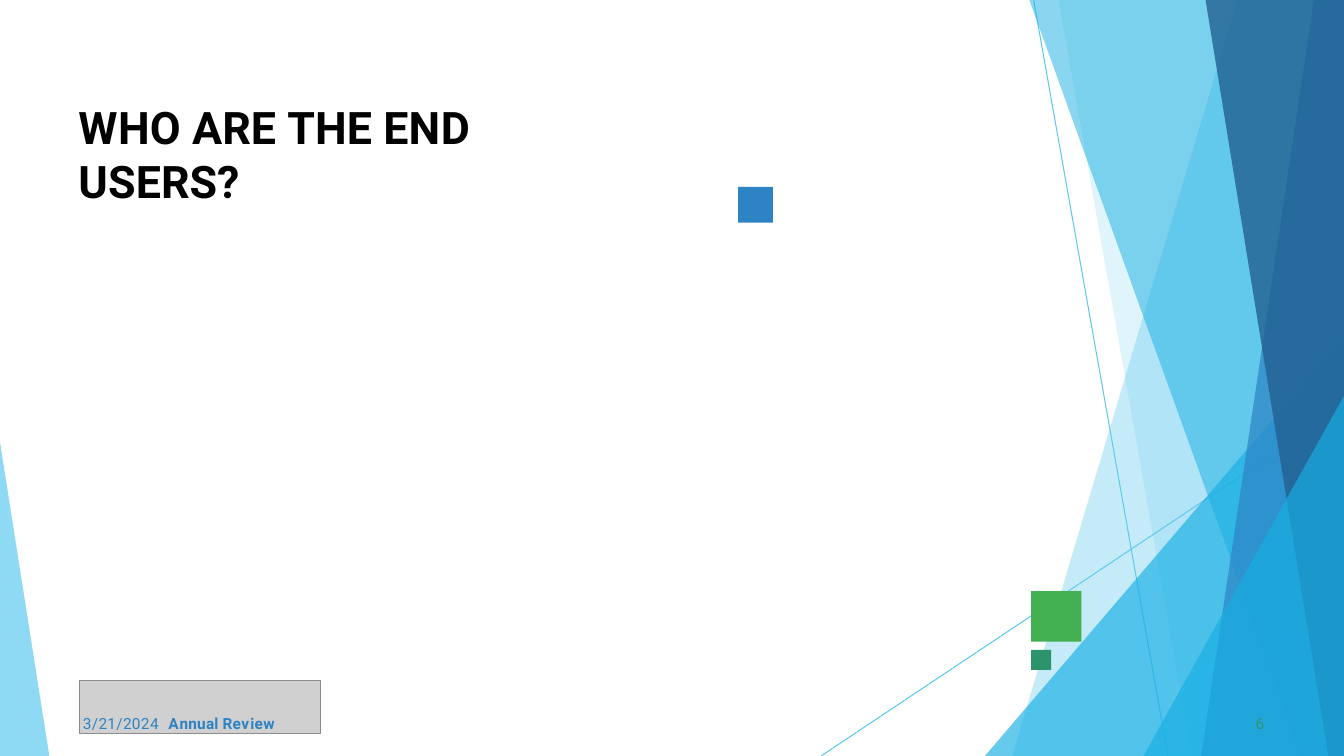
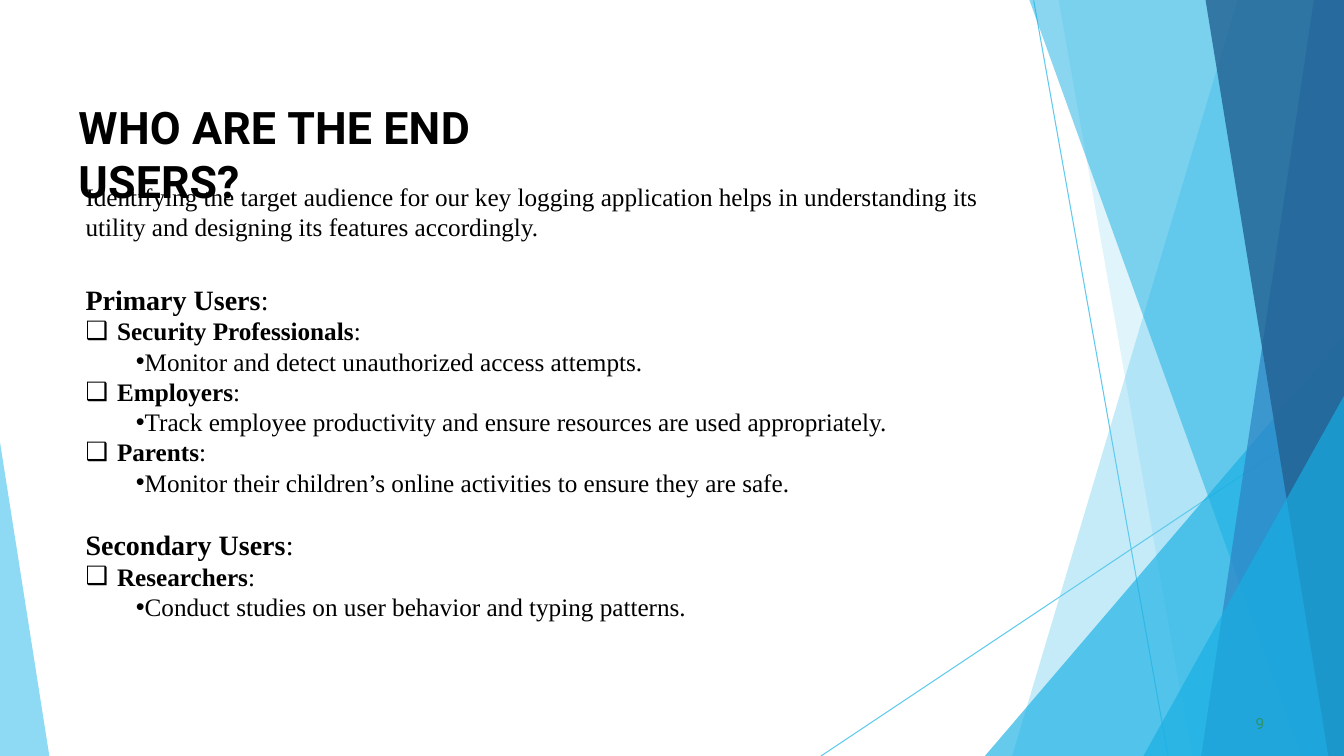
Before and after one commit to kiran-011/CS-Project, a slide deck: slide 9 of Cs-Project.pptx (slide 6 before the commit). Drawn at 1344x756 pixels with LibreOffice and Linux fonts; fonts in the diff are those of the drawing; grey boxes stand for pictures. Boxes give left, top, right and bottom in pixels: in the first picture for what was removed or moved away, otherwise in the second. Text is boxed around its words. In the diff, an @@ line names an element or a change of style, - is before the commit and + after.

```diff
--- a/Cs-Project.pptx
+++ b/Cs-Project.pptx
@@ text added at [86, 186, 977, 622], 18 pt, text #000000 @@
+Identifying the target audience for our key logging application helps in understanding its utility and designing its features accordingly.
+Primary Users:
+❑ Security Professionals:
+  • Monitor and detect unauthorized access attempts.
+❑ Employers:
+  • Track employee productivity and ensure resources are used appropriately.
+❑ Parents:
+  • Monitor their children’s online activities to ensure they are safe.
+Secondary Users:
+❑ Researchers:
+  • Conduct studies on user behavior and typing patterns.
@@ freeform shape removed at [738, 187, 772, 222] @@
@@ freeform shape removed at [1031, 591, 1082, 641] @@
@@ freeform shape removed at [1031, 650, 1052, 670] @@
@@ picture removed at [80, 681, 321, 734] @@
@@ text removed at [83, 717, 275, 734] @@
-3/21/2024 Annual Review
@@ page number at [1256, 718, 1265, 729]: text changed @@
-6
+9
```
Also in this commit, not shown: 7 other slides changed, 8 slides added, 2 slides removed.
